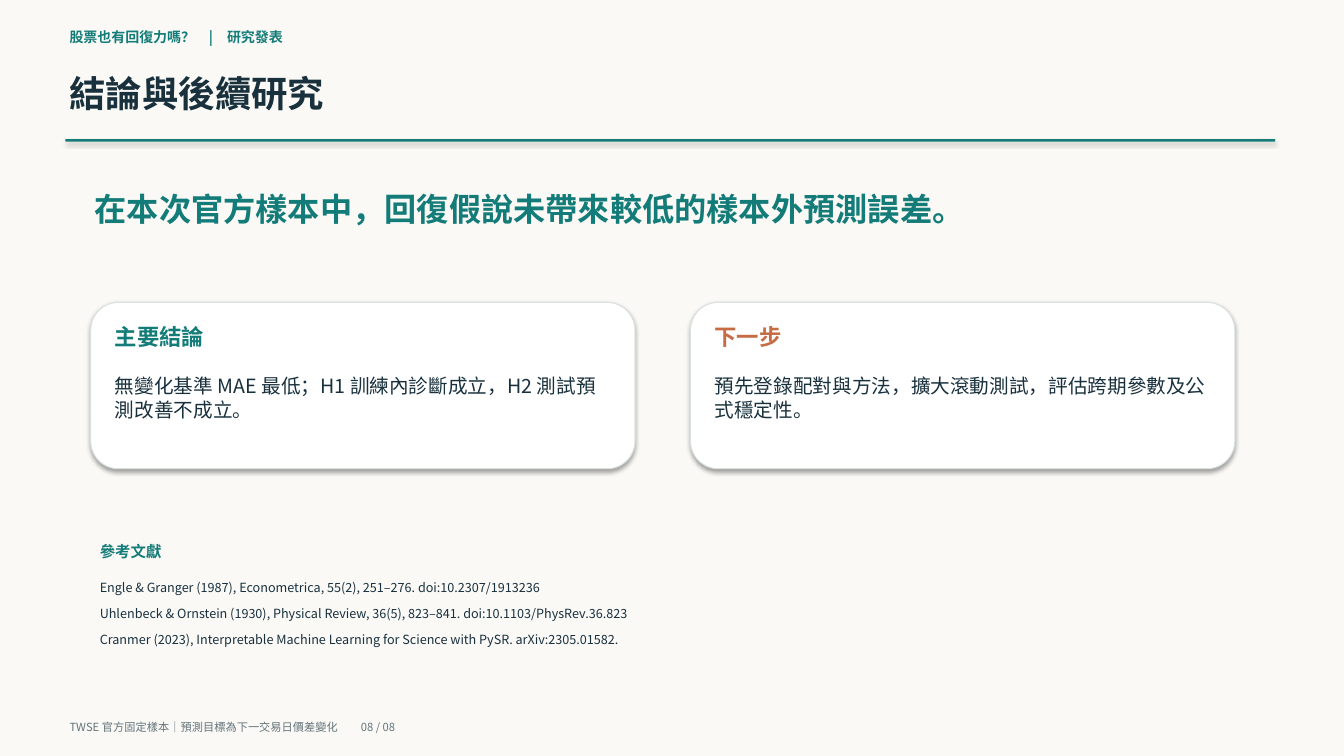
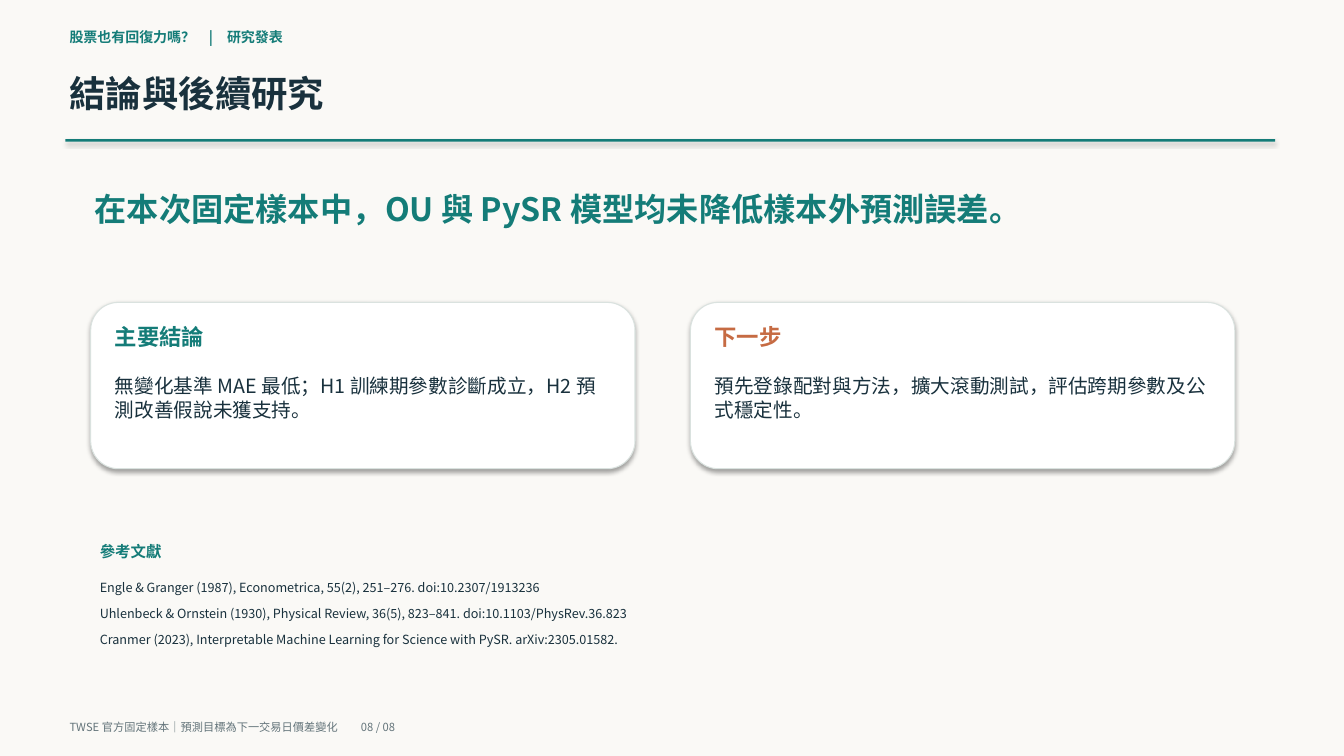
Before and after one commit to yinglinlin010/market-physics-lab, a slide deck: slide 8 of slides/midterm_90s.pptx. Drawn at 1344x756 pixels with LibreOffice and Linux fonts; fonts in the diff are those of the drawing. Boxes give left, top, right and bottom in pixels: in the first picture for what was removed or moved away, otherwise in the second. Text is boxed around its words. In the diff, an @@ line names an element or a change of style, - is before the commit and + after.

```diff
--- a/slides/midterm_90s.pptx
+++ b/slides/midterm_90s.pptx
@@ text at box(95, 193, 1021, 229): text changed @@
-在本次官方樣本中，回復假說未帶來較低的樣本外預測誤差。
+在本次固定樣本中，OU 與 PySR 模型均未降低樣本外預測誤差。
@@ text at box(115, 376, 596, 419): text changed @@
-無變化基準 MAE 最低；H1 訓練內診斷成立，H2 測試預測改善不成立。
+無變化基準 MAE 最低；H1 訓練期參數診斷成立，H2 預測改善假說未獲支持。
```
Also in this commit, not shown: 2 other slides changed, 3 other files.
